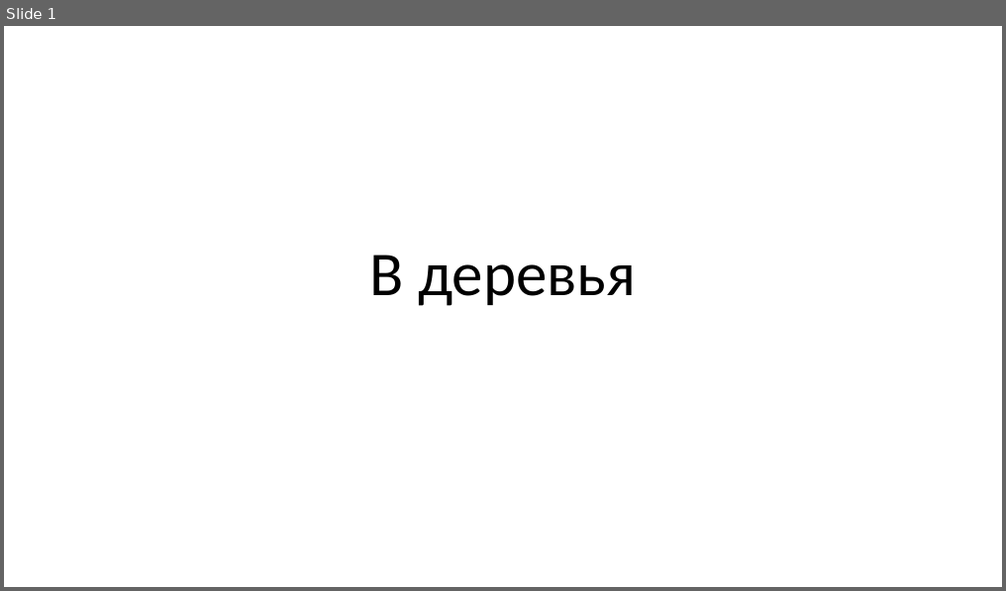
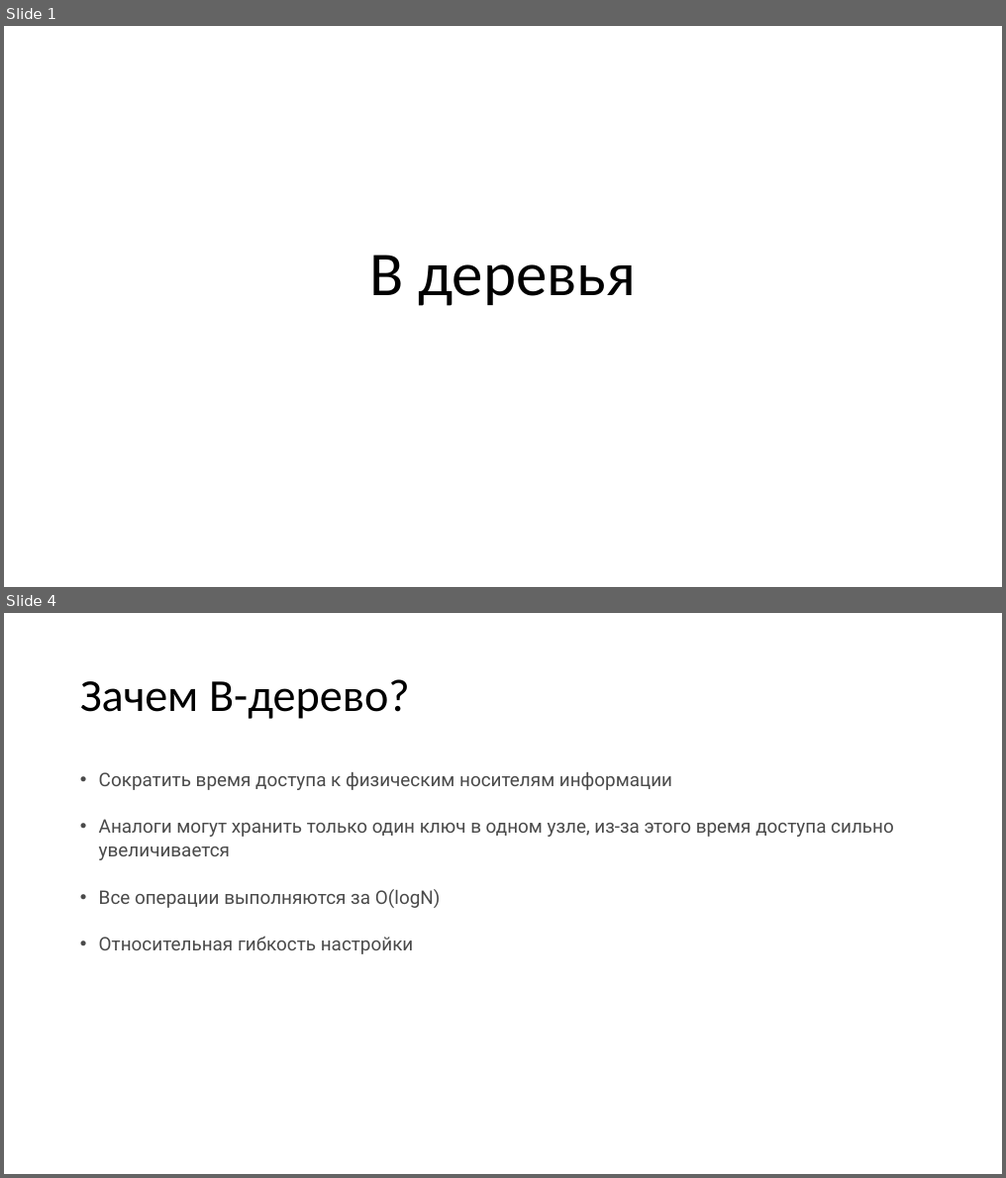
Before and after one commit to IluhaZaz/B_Tree, a slide deck: b_tree.pptx. Shown one above the other, each under a label of ours: slide 1 before the commit, slides 1 and 4 after it; the slides between them are not shown. The pictures are 1006x591 and 1006x1178 pixels, drawn with LibreOffice and Linux fonts; fonts in the diff are those of the drawing. Boxes give left, top, right and bottom in pixels: in the first picture for what was removed or moved away, otherwise in the second. Text is boxed around its words. In the diff, an @@ line names an element or a change of style, - is before the commit and + after.

```diff
--- a/b_tree.pptx
+++ b/b_tree.pptx
@@ slide 4 added at <box>4,613,1002,1174</box>, background #FFFFFF @@
@@ title added at <box>80,679,410,719</box>, 44 pt, text #000000 @@
+Зачем B-дерево?
@@ text added at <box>99,772,894,955</box>, 18 pt, text #4A4A4A @@
+• Сократить время доступа к физическим носителям информации
+• Аналоги могут хранить только один ключ в одном узле, из-за этого время доступа сильно увеличивается
+• Все операции выполняются за O(logN)
+• Относительная гибкость настройки
```
Also in this commit, not shown: 8 other slides added, 1 slide removed, 5 other files.
